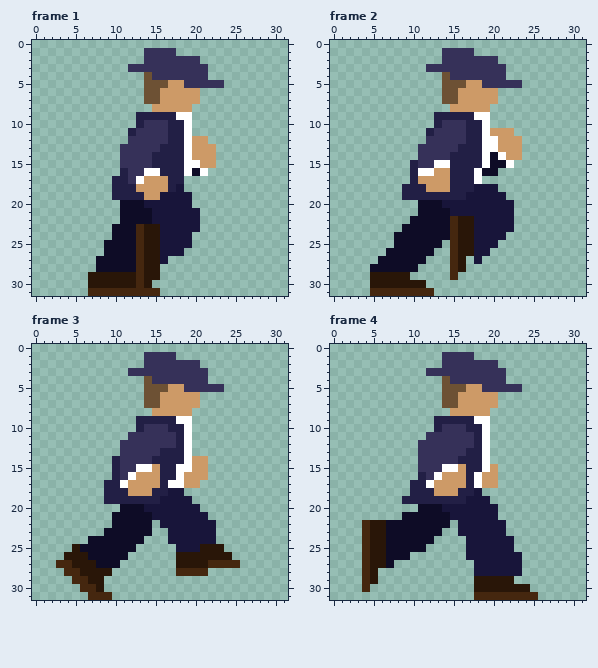
File history of a pixel-art file, Assets/Mr. Shadows/shadows.aseprite. Above, as it was before the edit.
32x32 pixels, 10 frames. Shown: frame 1, frame 2, frame 3, frame 4. The commit also changed other frames, which this record leaves out.
After the commit:
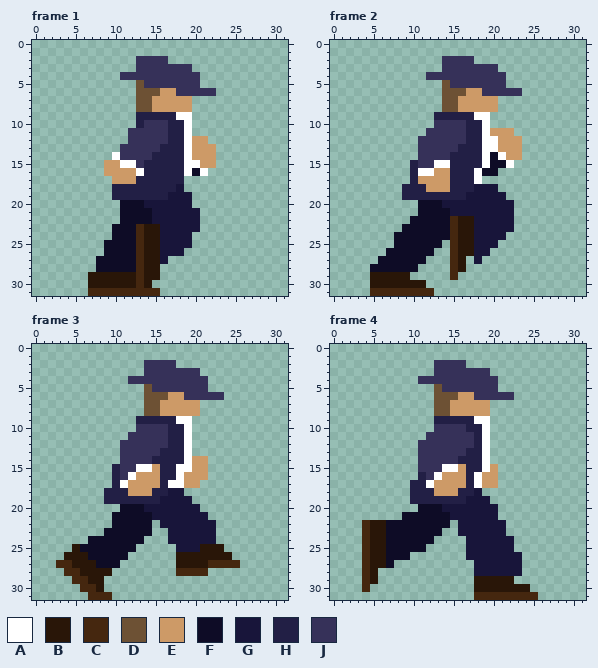
Palette (. is transparent): A #ffffff  B #291608  C #45270f  D #6d5134  E #cd9a67  F #0e0c26  G #18153a  H #221f45  J #363159
What changed:
layer "Braço da Frente" added
--- frame 1, layers "Braço da Frente", "Corrida"
@@ x 7..25 @@
  0 ...................
- 1 .......JJJJ........
- 2 .......JJJJJJJ.....
- 3 .....JJJJJJJJJJ....
- 4 .......DJJJJJJJ....
- 5 .......DDDEEJJJJJ..
- 6 .......DDEEEEE.....
- 7 .......DDEEEEE.....
- 8 ........EEEEE......
+ 1 ...................
+ 2 ......JJJJ.........
+ 3 ......JJJJJJJ......
+ 4 ....JJJJJJJJJJ.....
+ 5 ......DJJJJJJJ.....
+ 6 ......DDDEEJJJJJ...
+ 7 ......DDEEEEE......
+ 8 ......DDEEEEE......
  9 ......HHHHHAA......
 10 ......HJJJHHA......
-11 .....HJJJJHHA......
+11 .....JJJJJHHA......
 12 .....JJJJJHHAEE....
 13 ....JJJJJHHHAEEE...
-14 ....JJJJHHHHAEEE...
-15 ....JJJJHHHHAAEE...
-16 ....HJJAAHHHAFA....
-17 ...HHJAEEEHH.......
-18 ...HHHEEEEHG.......
-19 ...HHHHEEGGGG......
+14 ...AJJJJHHHHAEEE...
+15 ..EEAAJHHHHHAAEE...
+16 ..EEEEAHHHHHAFA....
+17 ...EEEHHHHHH.......
+18 ...HHHHHHHHG.......
+19 ...HHHHHHHGGG......
 20 ....FFFGGGGGG......
--- frame 2, layers "Braço da Frente", "Corrida"
@@ x 9..25 @@
  0 .................
- 1 .....JJJJ........
- 2 .....JJJJJJJ.....
- 3 ...JJJJJJJJJJ....
- 4 .....DJJJJJJJ....
- 5 .....DDDEEJJJJJ..
- 6 .....DDEEEEE.....
+ 1 .................
+ 2 .....JJJJ........
+ 3 .....JJJJJJJ.....
+ 4 ...JJJJJJJJJJ....
+ 5 .....DJJJJJJJ....
+ 6 .....DDDEEJJJJJ..
  7 .....DDEEEEE.....
- 8 ......EEEEE......
+ 8 .....DDEEEEE.....
  9 ....HHHHHAA......
-10 ....HJJJHHA......
-11 ...HJJJJHHAEEE...
-12 ...JJJJJHHAAEEE..
+10 ....JJJJHHA......
+11 ...JJJJJHHAEEE...
+12 ..JJJJJJHHAAEEE..
 13 ..JJJJJHHHAAEEE..
--- frame 3, layers "Braço da Frente", "Corrida"
@@ x 7..25 @@
  0 ...................
- 1 .......JJJJ........
- 2 .......JJJJJJJ.....
- 3 .....JJJJJJJJJJ....
- 4 .......DJJJJJJJ....
- 5 .......DDDEEJJJJJ..
- 6 .......DDEEEEE.....
+ 1 ...................
+ 2 .......JJJJ........
+ 3 .......JJJJJJJ.....
+ 4 .....JJJJJJJJJJ....
+ 5 .......DJJJJJJJ....
+ 6 .......DDDEEJJJJJ..
  7 .......DDEEEEE.....
- 8 ........EEEEE......
+ 8 .......DDEEEEE.....
  9 ......HHHHHAA......
-10 ......HJJJHHA......
-11 .....JJJJJJHA......
-12 ....JJJJJJJHA......
+10 ......JJJJHHA......
+11 .....JJJJJHHA......
+12 ....JJJJJJHHA......
 13 ....JJJJJHHHA......
-14 ...HJJJJHHHHAEE....
+14 ....JJJJHHHHAEE....
 15 ...HJJAAEHHAAEE....
 16 ...HJAEEEHHAEEE....
-17 ..HHAEEEEHAAEE.....
+17 ...HAEEEEHAAEE.....
 18 ..HHHEEEHHGG.......
--- frame 4, layers "Braço da Frente", "Corrida"
@@ x 9..25 @@
  0 .................
- 1 .....JJJJ........
- 2 .....JJJJJJJ.....
- 3 ...JJJJJJJJJJ....
- 4 .....DJJJJJJJ....
- 5 .....DDDEEJJJJJ..
- 6 .....DDEEEEE.....
- 7 .....DDEEEEE.....
- 8 ......EEEEE......
+ 1 .................
+ 2 ....JJJJ.........
+ 3 ....JJJJJJJ......
+ 4 ..JJJJJJJJJJ.....
+ 5 ....DJJJJJJJ.....
+ 6 ....DDDEEJJJJJ...
+ 7 ....DDEEEEE......
+ 8 ....DDEEEEE......
  9 ....HHHHHAA......
-10 ....HJJJHHA......
+10 ....JJJJHHA......
 11 ...JJJJJJHA......
@@ x 7..11 @@
 18 ...HH
-19 ..HHH
+19 ...HH
 20 ....F
